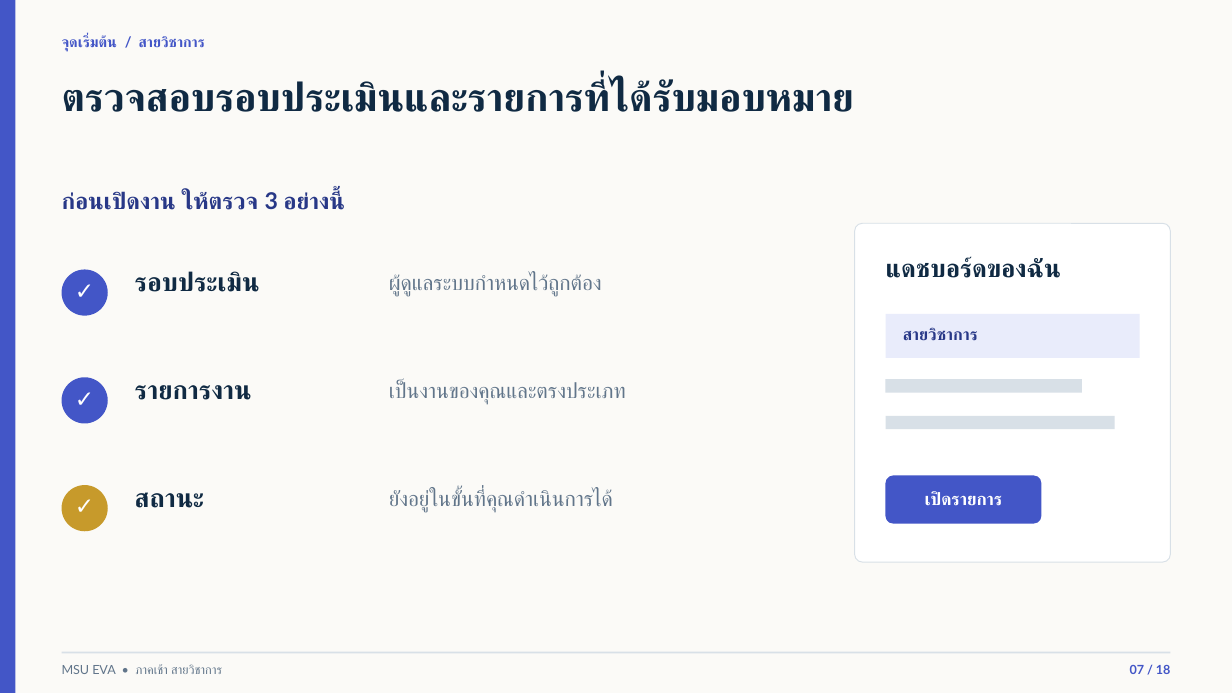
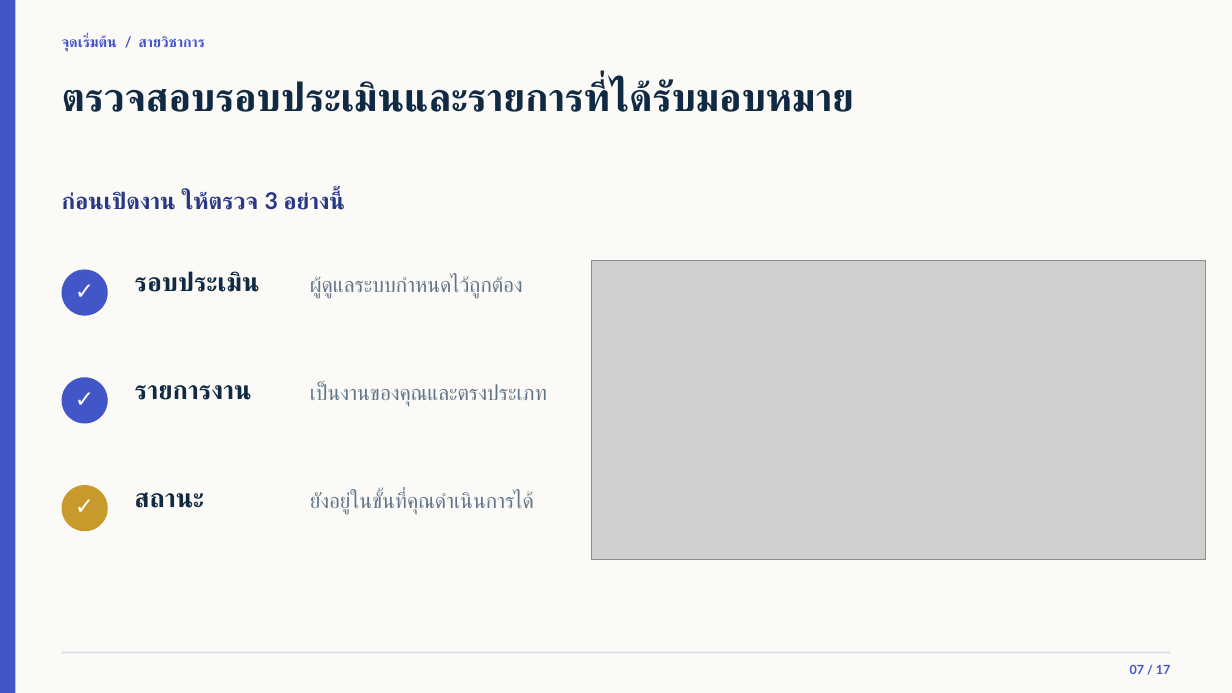
Before and after one commit to issenkku/issenkku-msu_eva-pass2, a slide deck: slide 7 of docs/MSU-EVA-อบรมสายวิชาการ-ฉบับวิทยากร.pptx. Drawn at 1232x693 pixels with LibreOffice and Linux fonts; fonts in the diff are those of the drawing; grey boxes stand for pictures; background and template pictures are left out. Boxes give left, top, right and bottom in pixels: in the first picture for what was removed or moved away, otherwise in the second. Text is boxed around its words. In the diff, an @@ line names an element or a change of style, - is before the commit and + after.

```diff
--- a/docs/MSU-EVA-อบรมสายวิชาการ-ฉบับวิทยากร.pptx
+++ b/docs/MSU-EVA-อบรมสายวิชาการ-ฉบับวิทยากร.pptx
@@ rounded rectangle removed at (855,224,1171,563) @@
@@ picture added at (592,261,1206,559) @@
@@ text removed at (886,258,1061,278) @@
-แดชบอร์ดของฉัน
@@ rectangle removed at (885,314,1140,359) @@
@@ text removed at (903,328,978,341) @@
-สายวิชาการ
@@ rectangle removed at (885,379,1081,393) @@
@@ rectangle removed at (885,416,1115,430) @@
@@ rounded rectangle removed at (885,476,1042,524) @@
@@ 3 texts: place and size @@
-3 texts at (389,274,626,512)
+3 texts at (310,275,547,514)
@@ text removed at (925,492,1002,506) @@
-เปิดรายการ
@@ text removed at (62,664,222,674) @@
-MSU EVA • ภาคเช้า สายวิชาการ
@@ text at (1130,665,1171,674): text changed @@
-07 / 18
+07 / 17
```
Also in this commit, not shown: 15 other slides changed, 1 slide added, 2 slides removed, 8 other files.
